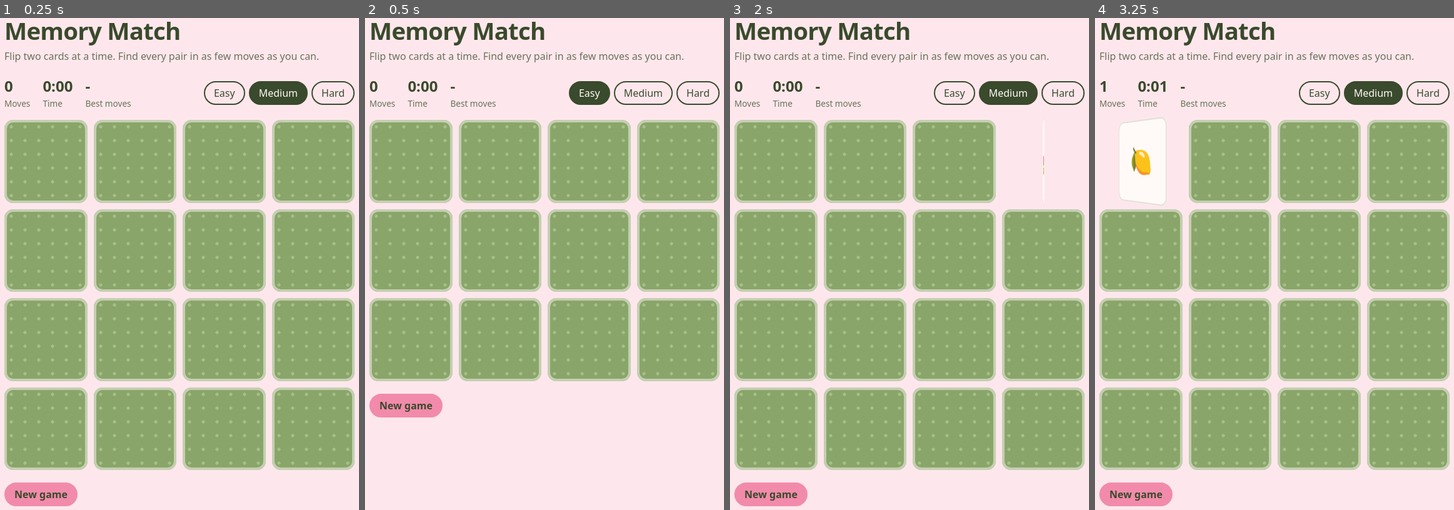
Above: before the commit, frames 1-4 (left to right).
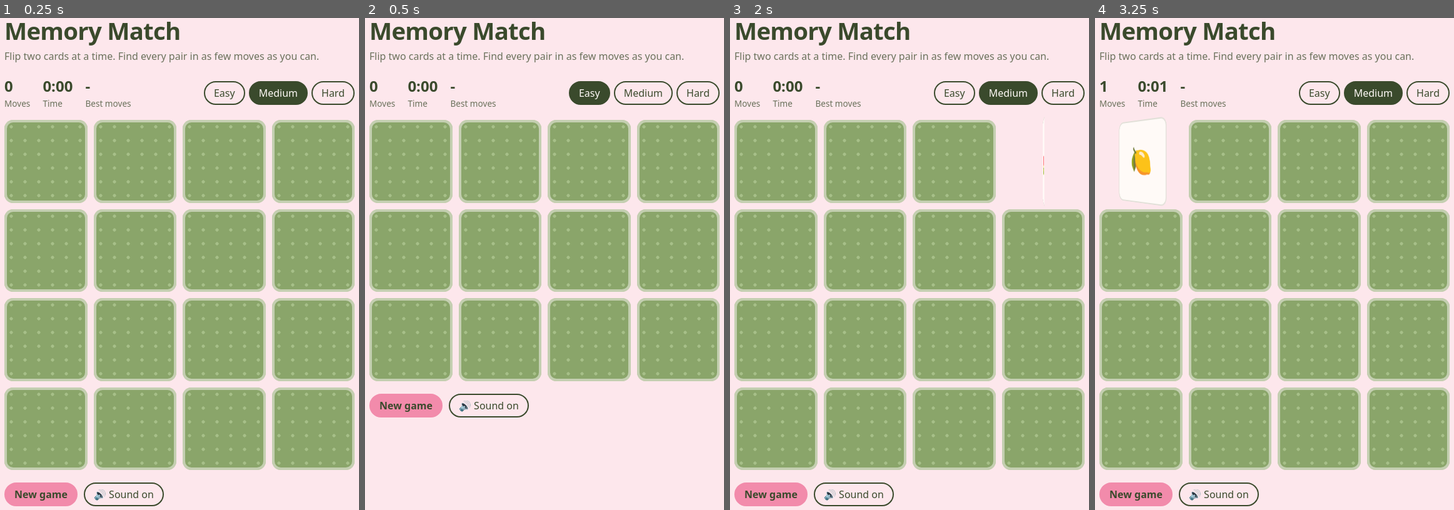
Above: after the commit, the same moments.

Repository: ericacirerica/Memory-Game
Game: browser game, page index.html
The game is run twice, just before and just after one commit, with the same random seed, the same clock (stepped at 60 frames per second) and the same inputs.
Inputs:
- Up to frame 1 (0.25 s): no input
- Up to frame 2 (0.5 s): click "Easy" at 0.27 s
- Up to frame 3 (2 s): click "Medium" at 1.27 s; click "🍉" at 1.87 s
- Up to frame 4 (3.25 s): click "🐝" at 2.02 s; click "🍉" at 2.47 s; click "🍋" at 3.07 s

The runs differ from the first frame. In frame 1, 0.3% of the frame differs, in the area x 23-46%, y 94-100%; in frame 2, 0.3%; in frame 3, 0.3%; in frame 4, 0.3%.

Commit message:
Added sounds

Diff:
--- a/index.html
+++ b/index.html
@@ -28,7 +28,10 @@
   </div>
 
   <div class="board" id="board"></div>
-  <button class="pill primary" id="restart">New game</button>
+  <div class="actions">
+    <button class="pill primary" id="restart">New game</button>
+    <button class="pill" id="mute" aria-pressed="false">🔊 Sound on</button>
+  </div>
 </main>
 
 <dialog id="win">
--- a/script.js
+++ b/script.js
@@ -22,6 +22,57 @@
 const bestEl = document.getElementById("best");
 const winDialog = document.getElementById("win");
 const winText = document.getElementById("winText");
+
+// 3b. Sounds. These are made with the browser's Web Audio API, so there are no audio files to add.
+let audioCtx = null;
+let soundOn = true;
+try { soundOn = localStorage.getItem("memory-sound") !== "off"; } catch (e) {}
+
+// Browsers only allow audio after a click or tap, so we create it lazily.
+function getCtx() {
+  if (!audioCtx) {
+    const AC = window.AudioContext || window.webkitAudioContext;
+    if (!AC) return null;
+    audioCtx = new AC();
+  }
+  if (audioCtx.state === "suspended") audioCtx.resume();
+  return audioCtx;
+}
+
+// Plays one note: pitch (Hz), delay and length (seconds), wave shape, volume,
+// and an optional pitch to slide to.
+function tone(freq, delay, dur, type, vol, slideTo) {
+  if (!soundOn) return;
+  const ctx = getCtx();
+  if (!ctx) return;
+  const t = ctx.currentTime + delay;
+  const osc = ctx.createOscillator();
+  const gain = ctx.createGain();
+  osc.type = type;
+  osc.frequency.setValueAtTime(freq, t);
+  if (slideTo) osc.frequency.exponentialRampToValueAtTime(slideTo, t + dur);
+  // Quick fade in and out stops the clicking sound at note edges.
+  gain.gain.setValueAtTime(0.0001, t);
+  gain.gain.exponentialRampToValueAtTime(vol, t + 0.01);
+  gain.gain.exponentialRampToValueAtTime(0.0001, t + dur);
+  osc.connect(gain);
+  gain.connect(ctx.destination);
+  osc.start(t);
+  osc.stop(t + dur + 0.02);
+}
+
+const sounds = {
+  flip()  { tone(520, 0, 0.09, "triangle", 0.2, 720); },
+  match() { tone(660, 0.1, 0.15, "sine", 0.25); tone(880, 0.22, 0.25, "sine", 0.25); },
+  wrong() { tone(240, 0.1, 0.3, "sawtooth", 0.12, 120); },
+  win() {
+    [523, 659, 784, 1047].forEach((f, i) => tone(f, i * 0.15, 0.3, "triangle", 0.25));
+    tone(1319, 0.6, 0.6, "triangle", 0.25);
+  },
+  highScore() {
+    [1047, 1319, 1568, 2093].forEach((f, i) => tone(f, 1.3 + i * 0.1, 0.2, "sine", 0.18));
+  }
+};
 
 // 4. Helpers.
 // Fisher-Yates shuffle: gives every ordering an equal chance (unlike sort(random)).
@@ -100,6 +151,7 @@
   if (locked || card.classList.contains("flipped") || card.classList.contains("matched")) return;
 
   if (timerId === null) startTimer(); // clock starts on your first flip
+  sounds.flip();
 
   card.classList.add("flipped");
   card.setAttribute("aria-label", "Card " + card.dataset.symbol);
@@ -123,9 +175,11 @@
     firstCard = null;
     matches++;
     if (matches === LEVELS[level].pairs) win();
+    else sounds.match();
   } else {
     // No match: show both briefly, then flip them back.
     locked = true;
+    sounds.wrong();
     const a = firstCard;
     const b = card;
     setTimeout(() => {
@@ -142,12 +196,14 @@
 // 7. Winning.
 function win() {
   stopTimer();
+  sounds.win();
   const best = getBest();
   let msg = "Done in " + moves + " moves and " + formatTime(seconds) + ".";
   if (best === null || moves < best) {
     saveBest(moves);
     showBest();
     msg += " That's a new best!";
+    sounds.highScore();
   }
   winText.textContent = msg;
   // Short pause so the last pair is seen flipping before the dialog appears.
@@ -170,6 +226,20 @@
   });
 });
 
+// Sound on/off button. The choice is remembered in the browser.
+const muteBtn = document.getElementById("mute");
+function showSound() {
+  muteBtn.textContent = soundOn ? "🔊 Sound on" : "🔇 Sound off";
+  muteBtn.setAttribute("aria-pressed", String(!soundOn));
+}
+muteBtn.addEventListener("click", () => {
+  soundOn = !soundOn;
+  try { localStorage.setItem("memory-sound", soundOn ? "on" : "off"); } catch (e) {}
+  showSound();
+  if (soundOn) sounds.flip(); // a little preview blip
+});
+showSound();
+
 document.getElementById("restart").addEventListener("click", newGame);
 document.getElementById("again").addEventListener("click", () => {
   winDialog.close();
